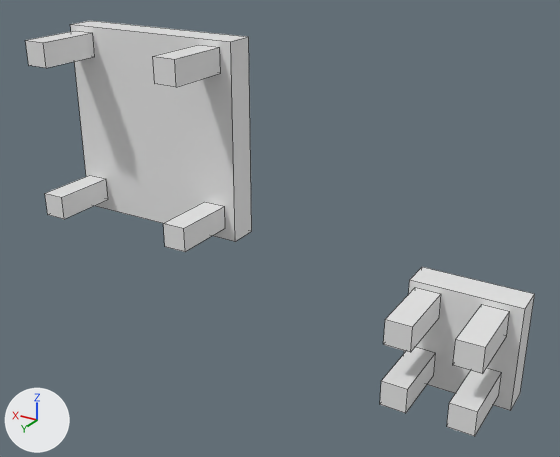
The OBJ model landstalker/data/proxies/table_713.obj: old version first, new version second.
Both versions are drawn from a 50 mm lens placed at (187.6, 86.9, 308.2), pointed at (244.7, -8.3, 260.7). Arrows for +X, +Y and +Z are at lower left; the lights stay in place. The picture after the commit comes second. Mesh edges are drawn as thin lines. Where no turn or scale is listed for an object, it has been applied to the vertices.

Objects in the first picture: 'table_713'.
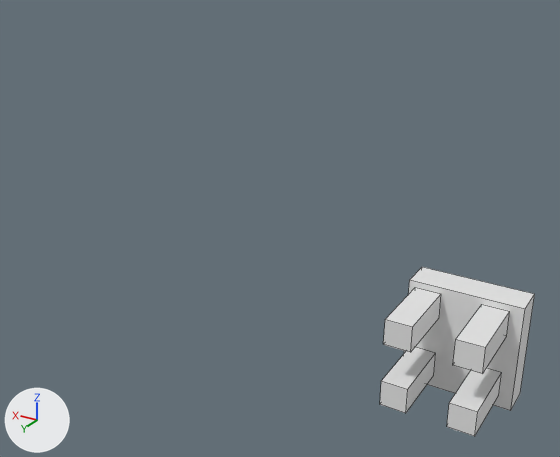
The change, as a diff of the scene's bpy script:
```diff
--- a/landstalker/data/proxies/table_713.obj.py
+++ b/landstalker/data/proxies/table_713.obj.py
@@ me_table_713 @@
 # used by ob_table_713; location = (0.0, 0.0, 0.0)
-me_table_713.from_pydata(...)  # 80 vertices, 60 faces; spans x 207.0..288.0, y -16.0..0.0, z 239.0..288.0
+me_table_713.from_pydata(...)  # 40 vertices, 30 faces; spans x 207.0..224.0, y -16.0..0.0, z 239.0..256.0
+# me_table_713 part 1: the loose piece of 8 vertices spanning x 283.0..287.0, y -11.0..0.0, z 283.0..287.0 is deleted
+# me_table_713 part 2: the loose piece of 8 vertices spanning x 255.0..288.0, y -16.0..-11.0, z 255.0..288.0 is deleted
+# me_table_713 part 3: the loose piece of 8 vertices spanning x 257.0..261.0, y -11.0..0.0, z 283.0..287.0 is deleted
+# me_table_713 part 4: the loose piece of 8 vertices spanning x 257.0..261.0, y -11.0..0.0, z 257.0..261.0 is deleted
+# me_table_713 part 5: the loose piece of 8 vertices spanning x 283.0..287.0, y -11.0..0.0, z 257.0..261.0 is deleted
```

Changed parts and their boxes [x1, y1, x2, y2] in the pictures (560 x 457 px):
'table_713', reshaped (69% narrower, 59% shorter): before [25, 21, 535, 436]; after [380, 267, 535, 436]
part 1 of me_table_713, deleted: before [25, 31, 95, 68]
part 2 of me_table_713, deleted: before [70, 21, 252, 242]
part 3 of me_table_713, deleted: before [153, 45, 221, 87]
part 4 of me_table_713, deleted: before [163, 202, 225, 252]
part 5 of me_table_713, deleted: before [45, 175, 108, 219]
